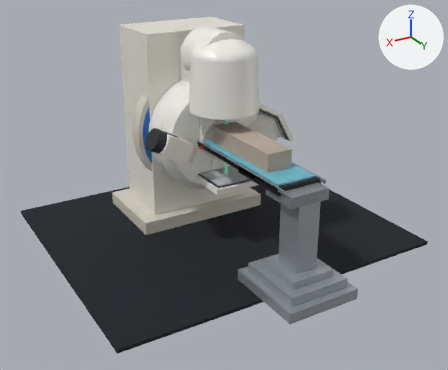
A saved change to the glTF model assets/truebeam/truebeam.glb.
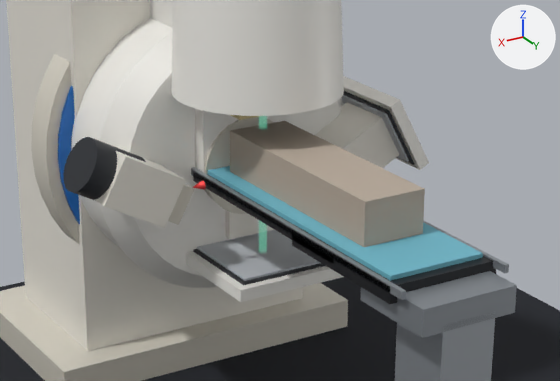
There are two pictures of each version: one whole from a 50 mm camera at (3.53, 5.83, 2.39) aimed at (0.1, 0.12, -0.46), one close up on the part from 27% to 77% of the width and 20% to 61% of the height. The lights are fixed; the arrows at upper right show +X, +Y and +Z. The last two pictures show the newer version. Where no turn or scale is listed for an object, it has been applied to the vertices.

Names of what the first close-up shows: 'Couch_Column', 'Couch_Pad', 'Couch_PitchRollModule', 'Floor', 'Gantry_Drum', 'Gantry_FacePlate', 'Head_Housing', 'Mesh_81', 'Patient_Phantom', 'Stand_Bearing_Collar', 'Stand_Column', 'Stand_Pedestal', 'kV_Detector_Arm_Base', 'kV_Panel_Face', 'kV_Panel_Housing', 'kV_Panel_Recess', 'kV_Source_Arm_Link1' and 15 more.
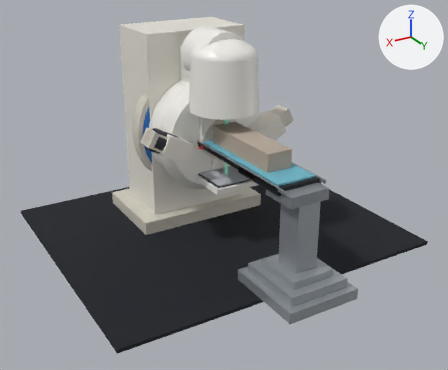
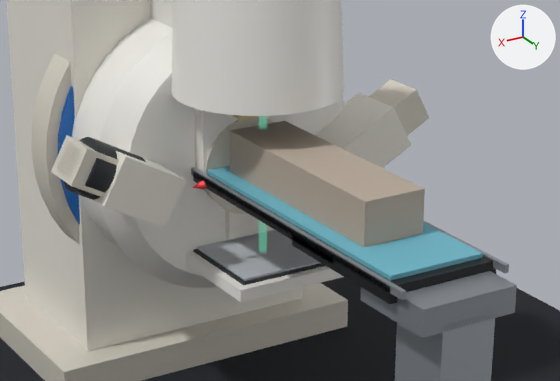
The change, as a list of edits to the scene's bpy script:
```text
Change ob_kv_source_arm_link1:
    ob_kv_source_arm_link1.location: (0.58, -0.12, 0.0) -> (0.756, -0.12, 0.096)
Change ob_kv_source_arm_link2:
    ob_kv_source_arm_link2.location: (0.58, -0.12, 0.0) -> (0.756, -0.12, 0.096)
Change ob_kv_detector_arm_link1:
    ob_kv_detector_arm_link1.location: (-0.58, -0.12, 0.0) -> (-0.756, -0.12, 0.096)
Change ob_kv_panel_housing:
    ob_kv_panel_housing.location: (-0.756, -0.12, 0.096) -> (-0.334, -0.12, -0.134)
Change ob_kv_panel_recess:
    ob_kv_panel_recess.location: (-0.742, -0.12, 0.089) -> (-0.321, -0.12, -0.141)
Change ob_kv_panel_face:
    ob_kv_panel_face.location: (-0.729, -0.12, 0.082) -> (-0.308, -0.12, -0.149)
Change ob_mesh_81:
    ob_mesh_81.location: (0.35, 0.0, 0.0) -> (0.0, -0.35, 0.0)
    ob_mesh_81.rotation_euler: (0.0, 1.571, 0.0) -> (1.571, 0.0, 0.0)  # degrees (0, 90, 0) -> degrees (90, 0, 0)
Change ob_mesh_82:
    ob_mesh_82.location: (0.0, 0.0, 0.35) -> (0.35, 0.0, 0.0)
```

Boxes (x1, y1, x2, y2) around the edits, measured in the close-ups (560 x 381 px):
'kV_Source_Arm_Link1', moved: before (168, 184, 194, 225); after (51, 135, 119, 197)
'kV_Panel_Housing', moved (not visible afterwards): before (343, 76, 429, 170)
'kV_Detector_Arm_Link1', moved (not visible before): after (369, 79, 429, 136)
'kV_Panel_Face', moved (not visible afterwards): before (341, 95, 409, 162)
'kV_Panel_Recess', moved (not visible afterwards): before (343, 91, 414, 165)
'kV_Source_Arm_Link2', moved (not visible before): after (56, 142, 81, 179)
'Mesh_82', moved (not visible before): after (193, 180, 206, 190)
'Mesh_81', moved, turned (not visible afterwards): before (193, 180, 206, 190)
